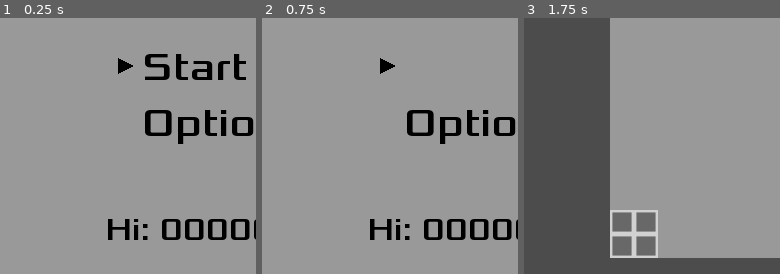
Above: before the commit, frames 1-3 (left to right).
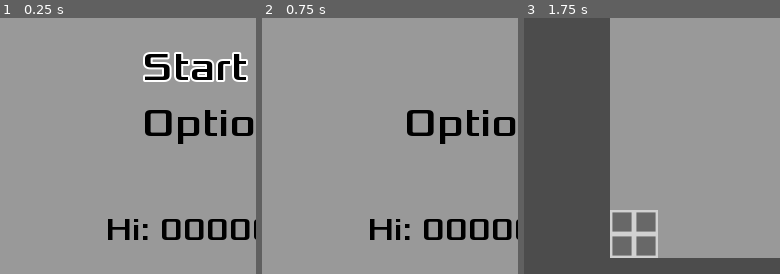
Above: after the commit, the same moments.

Repository: Boyquotes/Godot-Detris
Game: Godot game, scene res://TitleScreen.tscn
Same seed, same stepped clock (60 frames per second), same inputs: the game is played once before the commit and once after it. The project has no main scene, so this scene is started directly. Sound files missing from this copy of the repository are replaced by a short silence.
Inputs (mouse positions are % of the whole screen's width and height, from its top left):
- Up to frame 1 (0.25 s): no input
- Up to frame 2 (0.75 s): tap Enter (ui_accept) at 0.5 s; move the mouse to (72, 45) at 0.52 s; hold Right (mino_right) from 0.53 s (still down); tap Z (mino_anticlockwise) at 0.6 s; click (72, 45) at 0.67 s
- Up to frame 3 (1.75 s): tap Enter (ui_accept) at 0.77, 1.52 s; move the mouse to (30, 55) at 1.27 s; release Right (mino_right) at 1.28 s; hold Left (mino_left) from 1.28 s (still down); tap X (mino_clockwise) at 1.35 s
The pictures show only the part of the screen within x 8-58%, y 50-100%; the shares and areas given below are measured in that part.

The runs differ from the first frame. In frame 1, 2.0% of the frame differs, in the area x 46-97%, y 13-25%; in frame 2, 0.2%; in frame 3, nothing differs.

Commit message:
Unify TitleScreen UI with InputMapScreen

Diff:
--- a/InputMapScreen.tscn
+++ b/InputMapScreen.tscn
@@ -5,7 +5,7 @@
 [ext_resource path="res://SFX/Menu_Navigate_02.wav" type="AudioStream" id=3]
 [ext_resource path="res://SFX/Menu_Navigate_00.wav" type="AudioStream" id=4]
 [ext_resource path="res://SFX/Menu_Navigate_03.wav" type="AudioStream" id=5]
-[ext_resource path="res://fonts/highlight_font.tres" type="DynamicFont" id=6]
+[ext_resource path="res://fonts/highlight_font_32.tres" type="DynamicFont" id=6]
 
 [sub_resource type="DynamicFont" id=1]
 size = 32
--- a/TitleScreen.gd
+++ b/TitleScreen.gd
@@ -3,6 +3,8 @@
 
 signal option_selected (option)
 
+
+export var highlight_font : DynamicFont
 
 var selected_label := 0 setget set_selected_label
 
@@ -13,6 +15,7 @@
 
 
 func _ready() -> void:
+	set_selected_label(0)
 	# warning-ignore: RETURN_VALUE_DISCARDED
 	connect("option_selected", Global, "_on_TitleScreen_option_selected")
 	$Control/HiScore.text = "Hi: %07d" % Global.high_score
@@ -43,9 +46,11 @@
 
 
 func set_selected_label(label_ : int) -> void:
+	var old_label : Label = options[selected_label]
+	var new_label : Label = options[label_]
+	old_label.add_font_override("font", null)
+	new_label.add_font_override("font", highlight_font)
 	selected_label = label_
-	var r : Rect2 = options[selected_label].get_rect()
-	$Pointer.position.y = r.position.y + 0.5 * r.size.y
 
 
 func _on_BlinkTimer_timeout() -> void:
--- a/TitleScreen.tscn
+++ b/TitleScreen.tscn
@@ -6,6 +6,7 @@
 [ext_resource path="res://SFX/Pickup_01.wav" type="AudioStream" id=4]
 [ext_resource path="res://SFX/Menu_Navigate_02.wav" type="AudioStream" id=5]
 [ext_resource path="res://SFX/Shoot_01.wav" type="AudioStream" id=6]
+[ext_resource path="res://fonts/highlight_font_40.tres" type="DynamicFont" id=7]
 
 [sub_resource type="DynamicFont" id=1]
 size = 40
@@ -20,6 +21,7 @@
 
 [node name="TitleScreen" type="Node2D"]
 script = ExtResource( 3 )
+highlight_font = ExtResource( 7 )
 
 [node name="Control" type="Control" parent="."]
 margin_right = 512.0
@@ -108,9 +110,4 @@
 [node name="StartTimer" type="Timer" parent="."]
 one_shot = true
 
-[node name="Pointer" type="Polygon2D" parent="."]
-position = Vector2( 160, 304 )
-color = Color( 0, 0, 0, 1 )
-polygon = PoolVector2Array( 0, -8, 0, 8, 0, 8, 16, 0 )
-
 [connection signal="timeout" from="BlinkTimer" to="." method="_on_BlinkTimer_timeout"]
--- /dev/null
+++ b/fonts/highlight_font_40.tres
@@ -0,0 +1,8 @@
+[gd_resource type="DynamicFont" load_steps=2 format=2]
+
+[ext_resource path="res://fonts/Xolonium-Regular.ttf" type="DynamicFontData" id=1]
+
+[resource]
+size = 40
+outline_size = 2
+font_data = ExtResource( 1 )
Not shown: 1 places in TitleScreen.tscn that only renumber resources
Renamed: fonts/highlight_font.tres -> fonts/highlight_font_32.tres
